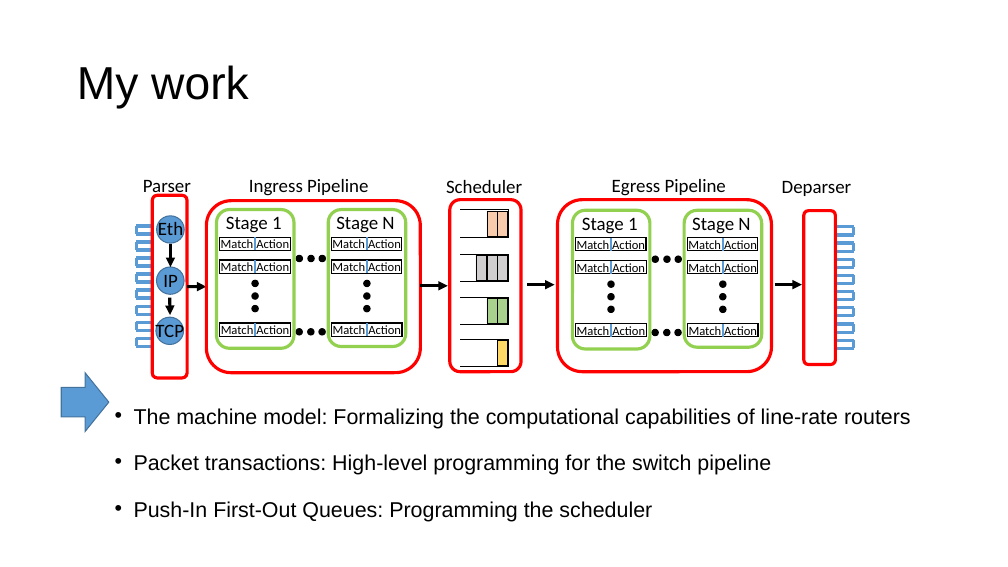
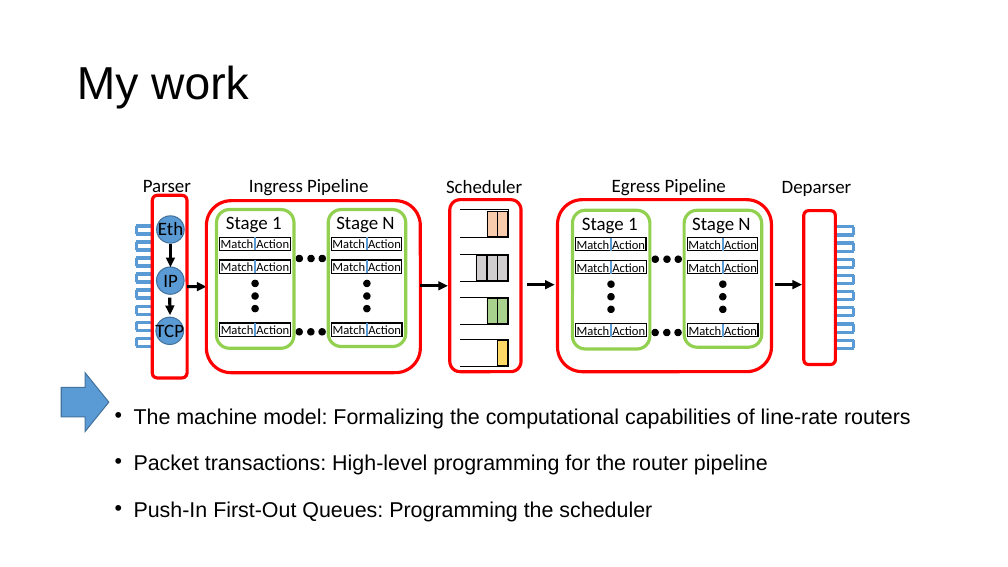
Before and after one commit to anirudhSK/pifo-domino-marple-ppts, a slide deck: slide 8 of domino_pifo.pptx. Drawn at 1008x567 pixels with LibreOffice and Linux fonts; fonts in the diff are those of the drawing. Boxes give left, top, right and bottom in pixels: in the first picture for what was removed or moved away, otherwise in the second. Text is boxed around its words. In the diff, an @@ line names an element or a change of style, - is before the commit and + after.

```diff
--- a/domino_pifo.pptx
+++ b/domino_pifo.pptx
@@ text at bbox=[134, 454, 768, 475]: text changed @@
-  • Packet transactions: High-level programming for the switch pipeline
+  • Packet transactions: High-level programming for the router pipeline
```
Also in this commit, not shown: 1 other slide changed.
